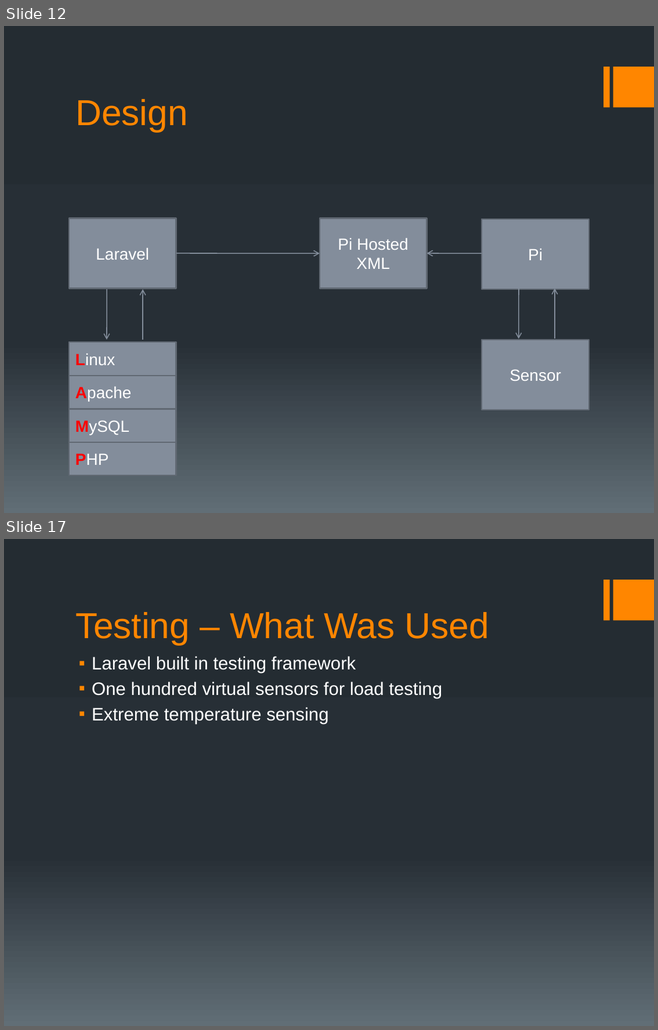
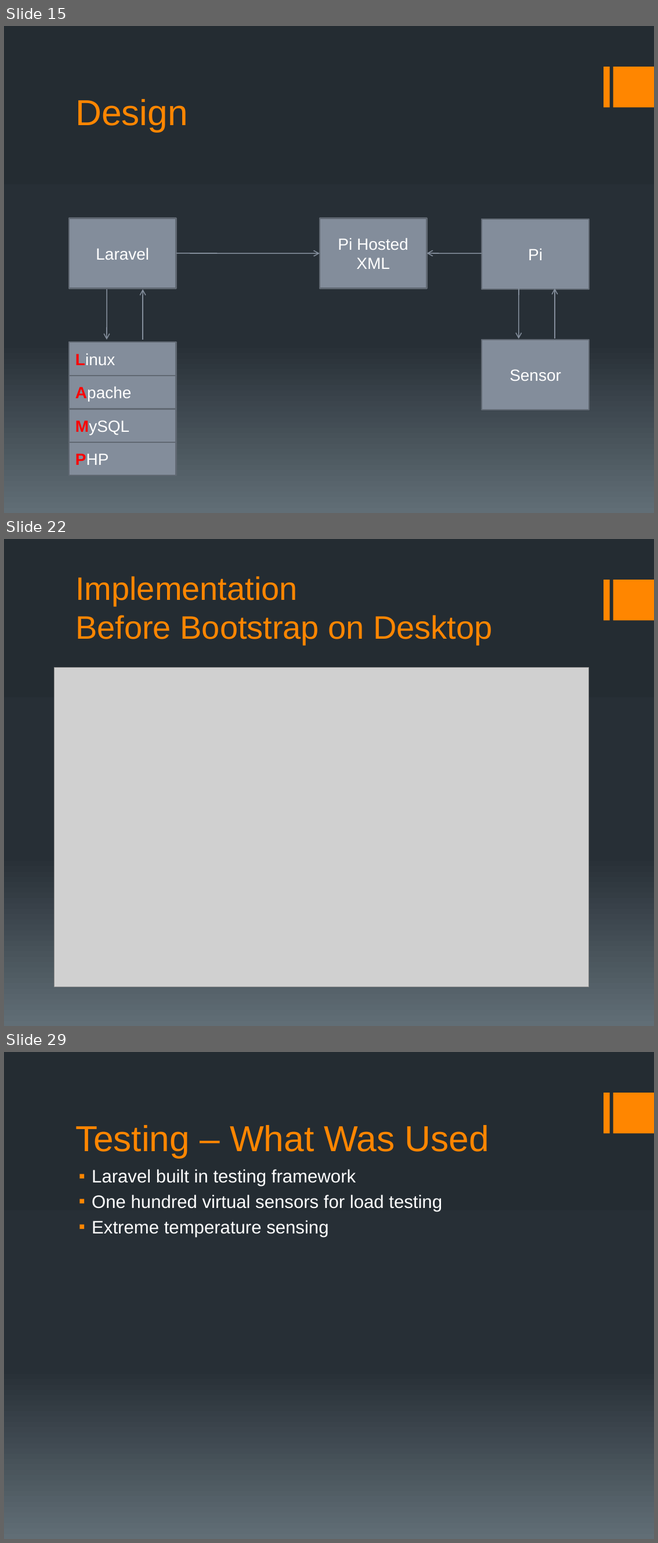
Before and after one commit to Saurutobi/Team3.14, a slide deck: Docs/Presentation/SeniorDesignPresentation.pptx. Shown one above the other, each under a label of ours: slides 12 and 17 before the commit, slides 15, 22 and 29 after it; the slides between them are not shown. The pictures are 658x1030 and 658x1543 pixels, drawn with LibreOffice and Linux fonts; fonts in the diff are those of the drawing; grey boxes stand for pictures. Boxes give left, top, right and bottom in pixels: in the first picture for what was removed or moved away, otherwise in the second. Text is boxed around its words. In the diff, an @@ line names an element or a change of style, - is before the commit and + after.

```diff
--- a/Docs/Presentation/SeniorDesignPresentation.pptx
+++ b/Docs/Presentation/SeniorDesignPresentation.pptx
@@ slide 22 added at [4,539,654,1026], background gradient #242C33 to #273037 to #636D76; not listed: 2 template elements that a slide beside it also shows @@
@@ title added at [75,576,492,645], 36 pt, text #FF8600 @@
+Implementation
+Before Bootstrap on Desktop
@@ picture added at [54,668,589,987] @@
@@ what was slide 12 is now slide 15 @@
@@ what was slide 17 is now slide 29 @@
```
Also in this commit, not shown: 6 slides changed, 18 other slides added, 3 slides removed.
